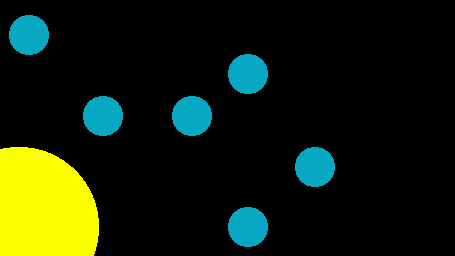
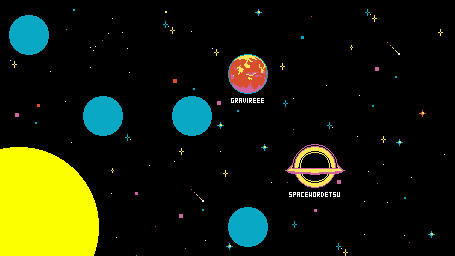
Layers edited between the first and the second 455 × 256 image:
added layer "Gravireee" above "Spacewordetsu" over 165, 11, 294, 183
added layer "Spacewordetsu" above "Planets" over 285, 144, 345, 197
added layer "Stars" above "Space" over 10, 9, 445, 256
